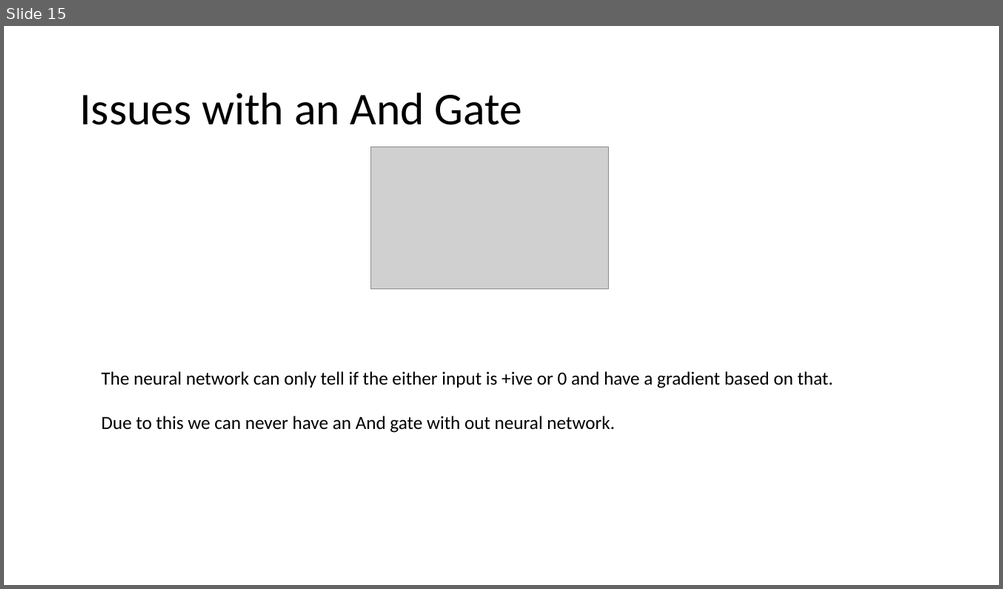
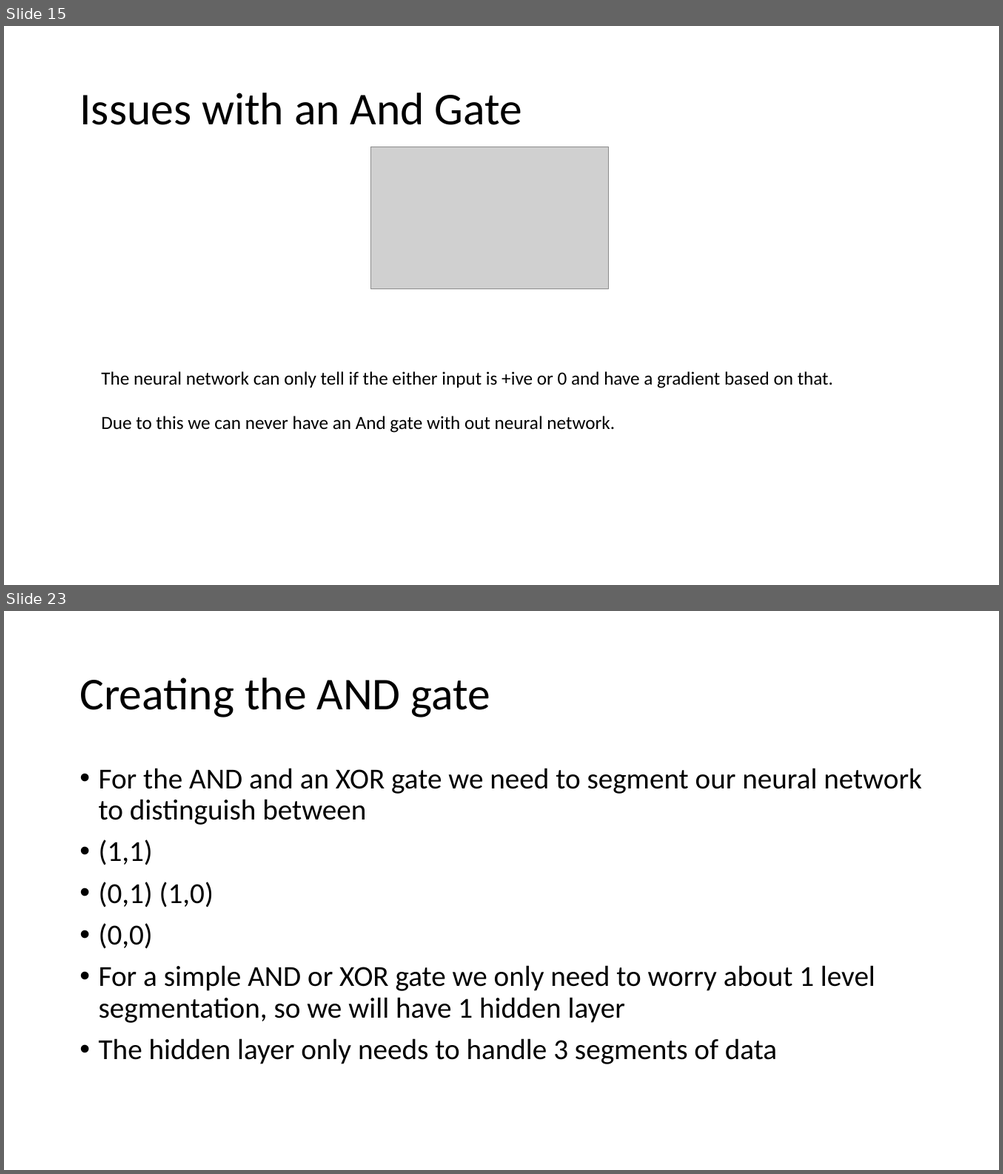
Before and after one commit to mustafa-behrainwala/simpleNN, a slide deck: Introduction To Neural Networks and AI.pptx. Shown one above the other, each under a label of ours: slide 15 before the commit, slides 15 and 23 after it; the slides between them are not shown. The pictures are 1003x589 and 1003x1174 pixels, drawn with LibreOffice and Linux fonts; fonts in the diff are those of the drawing; grey boxes stand for pictures. Boxes give left, top, right and bottom in pixels: in the first picture for what was removed or moved away, otherwise in the second. Text is boxed around its words. In the diff, an @@ line names an element or a change of style, - is before the commit and + after.

Commit message:
Creating a multilayered NN

```diff
--- a/Introduction To Neural Networks and AI.pptx
+++ b/Introduction To Neural Networks and AI.pptx
@@ slide 23 added at <box>4,611,999,1170</box>, background #FFFFFF @@
@@ title added at <box>79,678,490,718</box>, 44 pt, text #000000 @@
+Creating the AND gate
@@ text added at <box>99,768,922,1065</box>, 28 pt, text #000000 @@
+• For the AND and an XOR gate we need to segment our neural network to distinguish between
+• (1,1)
+• (0,1) (1,0)
+• (0,0)
+• For a simple AND or XOR gate we only need to worry about 1 level segmentation, so we will have 1 hidden layer
+• The hidden layer only needs to handle 3 segments of data
```
Also in this commit, not shown: 9 other slides added, 1 other file.
